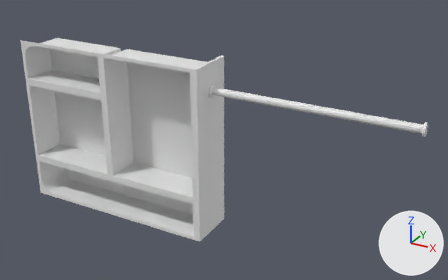
Renders of the FBX model Models/FBX/FBX_bedShelves.fbx from each side of a commit.
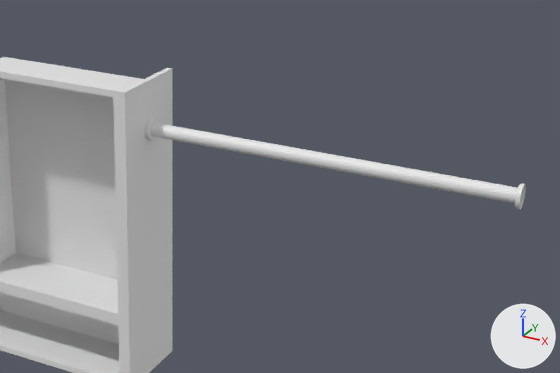
Each version appears first whole from a 50 mm lens placed at (1.55, 0.91, 2.42), pointed at (0.08, 3.58, 1.08), and next in a close-up on the part from 28% to 100% of the width and 6% to 83% of the height. The axes (+X, +Y, +Z) are drawn at lower right. The lights are the same throughout. Vertices at the same position are counted once.

In view in the first close-up: 'Shelves'.
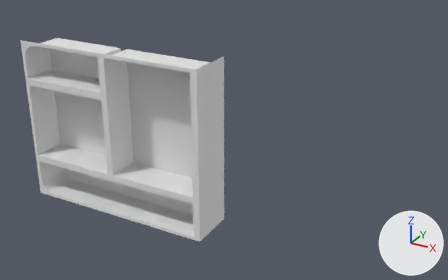
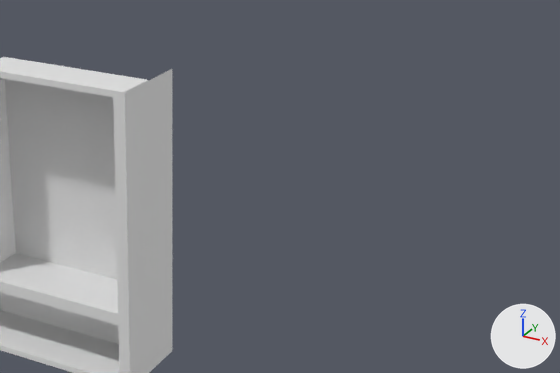
Changed parts and their boxes (x1, y1, x2, y2) in the close-ups (560 x 373 px):
'Shelves', reshaped: before (0, 57, 526, 373); after (0, 57, 172, 373)
part 1 of me_cube_016, deleted: before (144, 117, 526, 209)

What the commit changed:
me_cube_016 has 688 vertices, 644 faces and spans x -1.12..1.12, y 0.13..0.4, z -0.01..0.97.
me_cube_016 is used by ob_shelves; location (0.0, 3.25, 0.555).
me_cube_016 part 1: the loose piece of 448 vertices spanning x 0.03..1.12, y 0.23..0.3, z 0.79..0.85 is deleted.
